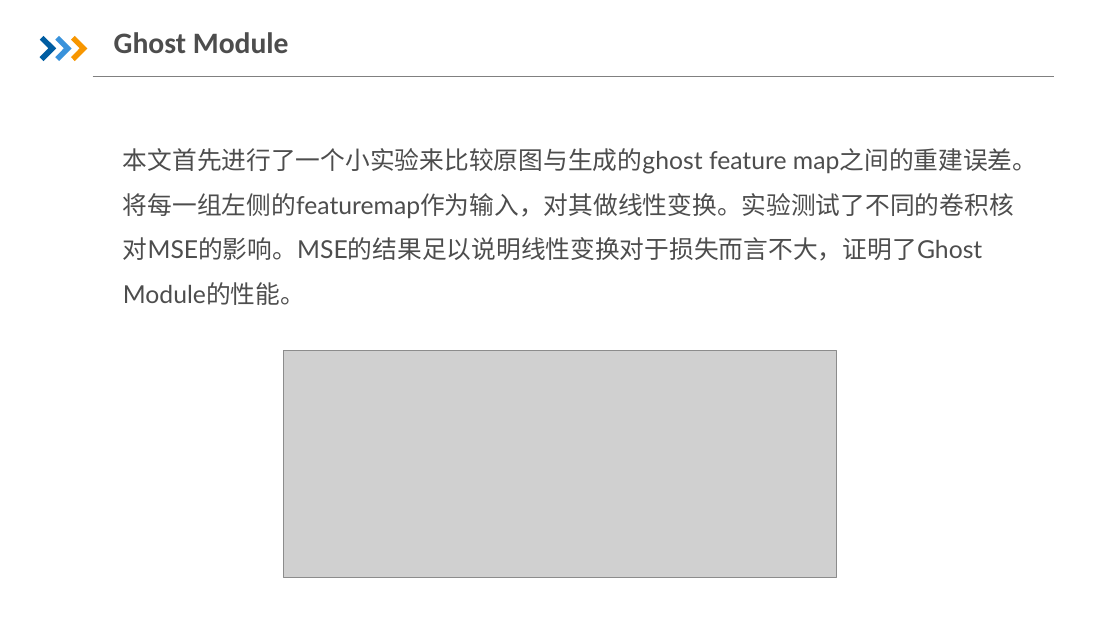
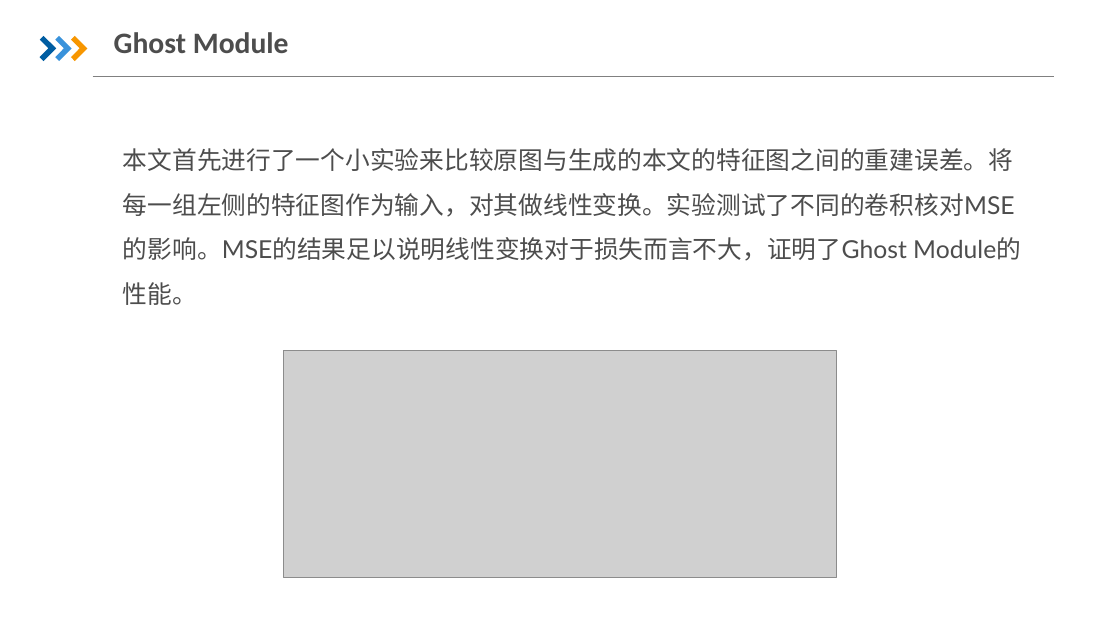
Before and after one commit to HEU-CS/new-database-liujiaqi, a slide deck: slide 14 of 刘嘉琪 S320060060.pptx. Drawn at 1120x630 pixels with LibreOffice and Linux fonts; fonts in the diff are those of the drawing; grey boxes stand for pictures; background and template pictures are left out. Boxes give left, top, right and bottom in pixels: in the first picture for what was removed or moved away, otherwise in the second. Text is boxed around its words. In the diff, an @@ line names an element or a change of style, - is before the commit and + after.

```diff
--- a/刘嘉琪 S320060060.pptx
+++ b/刘嘉琪 S320060060.pptx
@@ text at box(123, 148, 1015, 305): text changed @@
-本文首先进行了一个小实验来比较原图与生成的ghost feature map之间的重建误差。将每一组左侧的featuremap作为输入，对其做线性变换。实验测试了不同的卷积核对MSE的影响。MSE的结果足以说明线性变换对于损失而言不大，证明了Ghost Module的性能。
+本文首先进行了一个小实验来比较原图与生成的本文的特征图之间的重建误差。将每一组左侧的特征图作为输入，对其做线性变换。实验测试了不同的卷积核对MSE的影响。MSE的结果足以说明线性变换对于损失而言不大，证明了Ghost Module的性能。
```
Also in this commit, not shown: 3 other slides changed.
